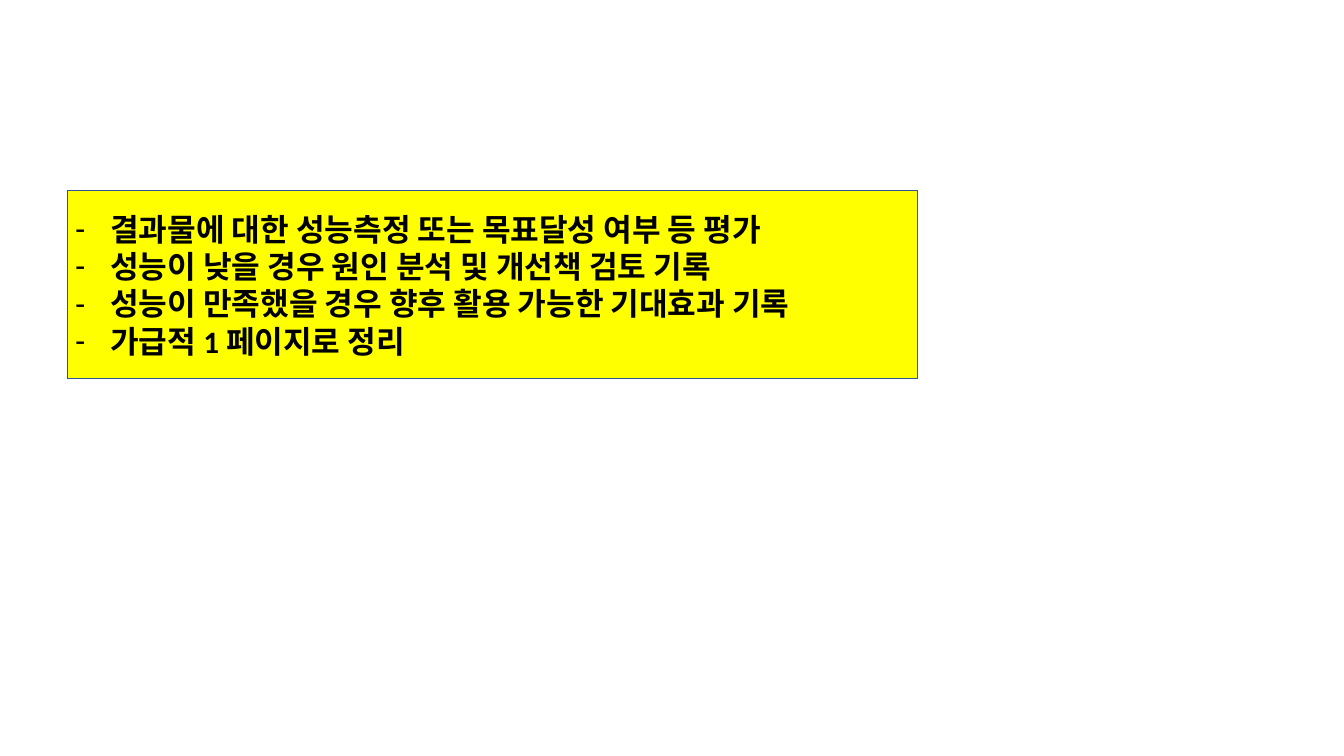
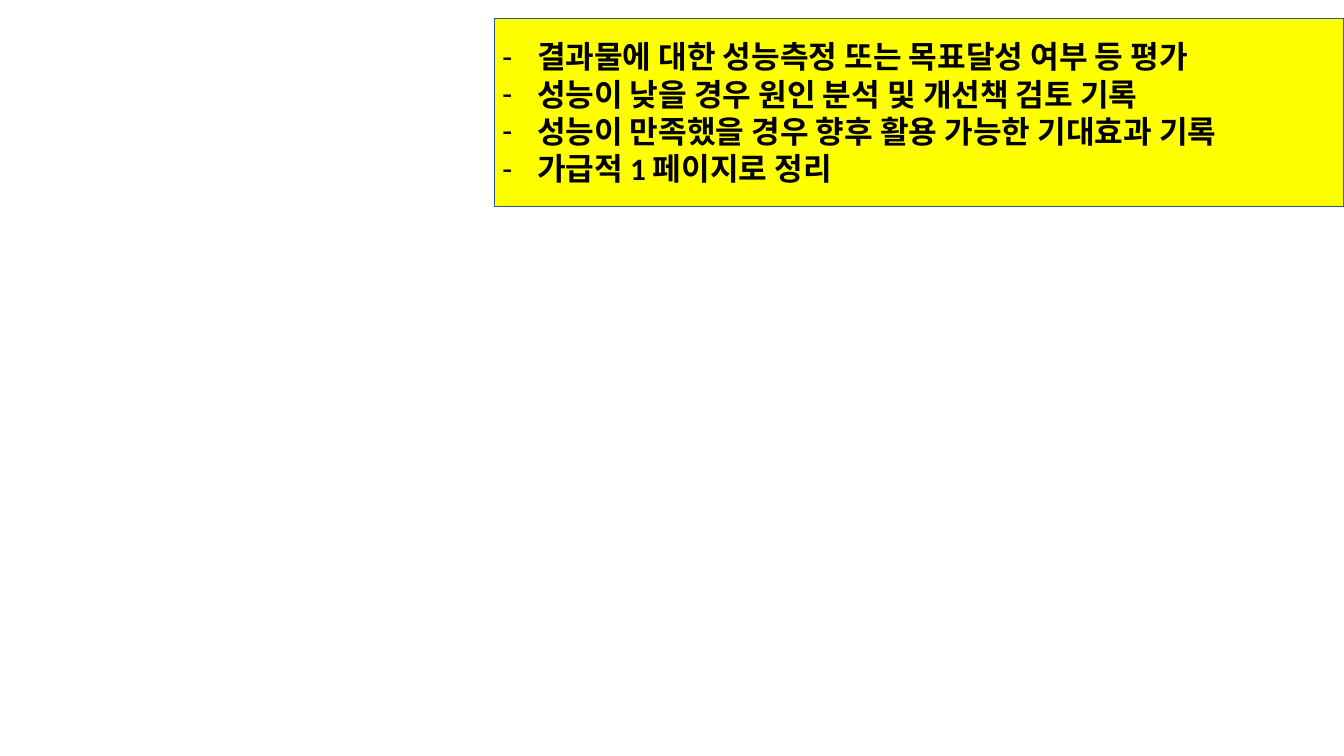
Before and after one commit to DawoonJang/custom_rtos_stm32f103, a slide deck: slide 11 of report/LG_부트캠프_08기_C반_결과보고서(1팀).pptx (slide 6 before the commit). Drawn at 1344x756 pixels with LibreOffice and Linux fonts; fonts in the diff are those of the drawing; background and template pictures are left out. Boxes give left, top, right and bottom in pixels: in the first picture for what was removed or moved away, otherwise in the second. Text is boxed around its words. In the diff, an @@ line names an element or a change of style, - is before the commit and + after.

```diff
--- a/report/LG_부트캠프_08기_C반_결과보고서(1팀).pptx
+++ b/report/LG_부트캠프_08기_C반_결과보고서(1팀).pptx
@@ rectangle moved from (x1=68, y1=190, x2=917, y2=379) to (x1=494, y1=18, x2=1344, y2=207) @@
@@ text "결과물에 대한 성능측정 또는 목표달성 ..." moved from (x1=110, y1=215, x2=789, y2=356) to (x1=537, y1=42, x2=1216, y2=183) @@
```
Also in this commit, not shown: 4 other slides changed, 5 slides added.
